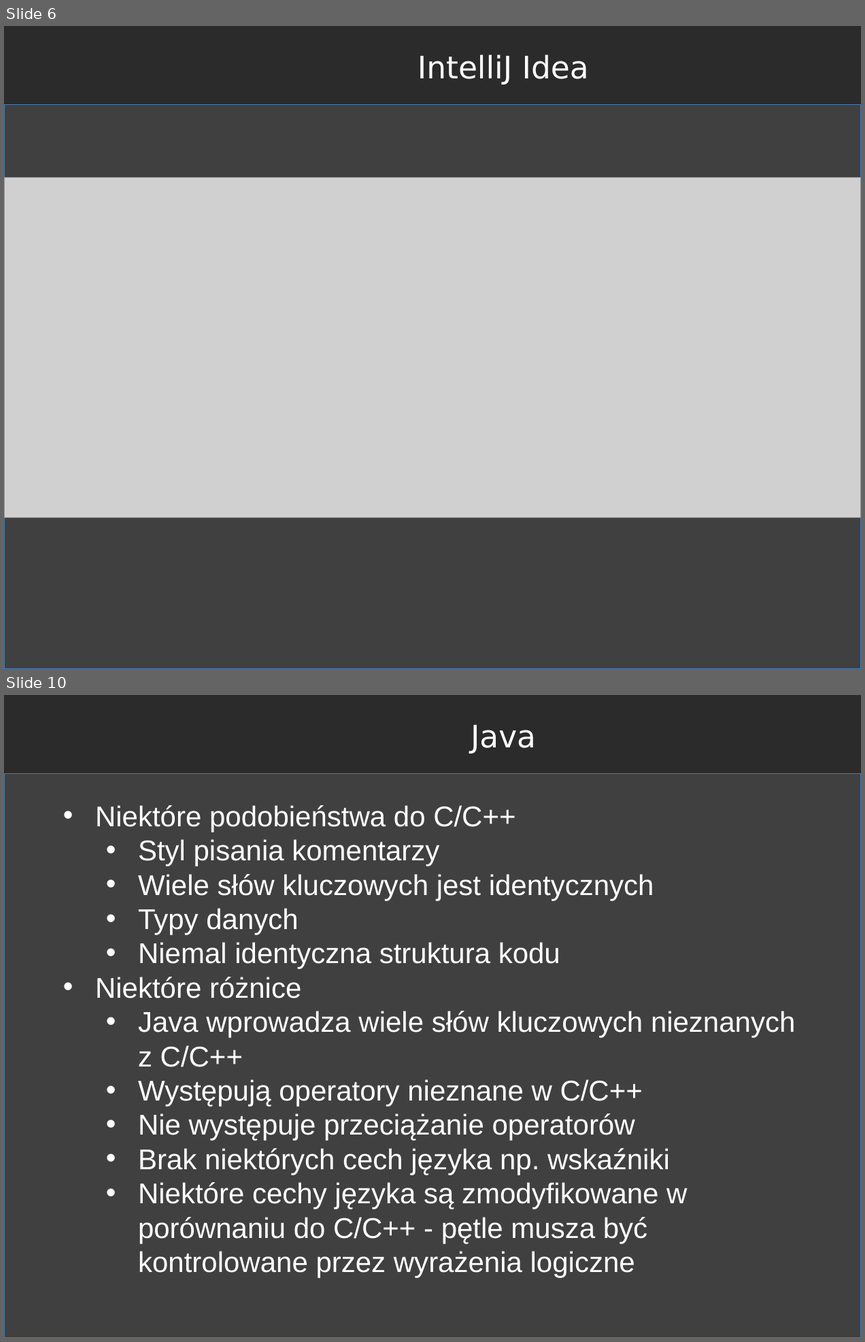
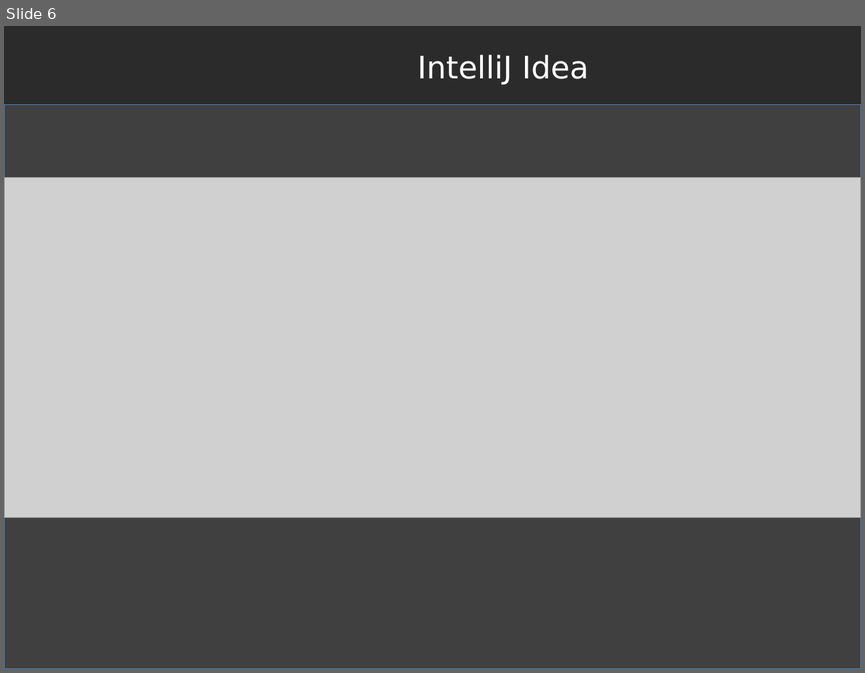
Before and after one commit to RafLew84/WpumKJ, a slide deck: 2021-2022/Wykład/Wyklad1.pptx. Shown one above the other, each under a label of ours: slides 6 and 10 before the commit, slide 6 after it; the slides between them are not shown. The pictures are 865x1342 and 865x673 pixels, drawn with LibreOffice and Linux fonts; fonts in the diff are those of the drawing; grey boxes stand for pictures; background and template pictures are left out; a plain dark background stands for a picture behind light text. Boxes give left, top, right and bottom in pixels: in the first picture for what was removed or moved away, otherwise in the second. Text is boxed around its words. In the diff, an @@ line names an element or a change of style, - is before the commit and + after.

```diff
--- a/2021-2022/Wykład/Wyklad1.pptx
+++ b/2021-2022/Wykład/Wyklad1.pptx
@@ slide 10 removed at [4, 695, 861, 1338], background picture (left out) @@
@@ text removed at [470, 725, 536, 753] @@
-Java
@@ rectangle removed at [4, 774, 861, 1338] @@
@@ text removed at [95, 805, 795, 1277] @@
-• Niektóre podobieństwa do C/C++
-  • Styl pisania komentarzy
-  • Wiele słów kluczowych jest identycznych
-  • Typy danych
-  • Niemal identyczna struktura kodu
-• Niektóre różnice
-  • Java wprowadza wiele słów kluczowych nieznanych z C/C++
-  • Występują operatory nieznane w C/C++
-  • Nie występuje przeciążanie operatorów
-  • Brak niektórych cech języka np. wskaźniki
-  • Niektóre cechy języka są zmodyfikowane w porównaniu do C/C++ - pętle musza być kontrolowane przez wyrażenia logiczne
```
Also in this commit, not shown: 5 other slides removed, 3 other files.
